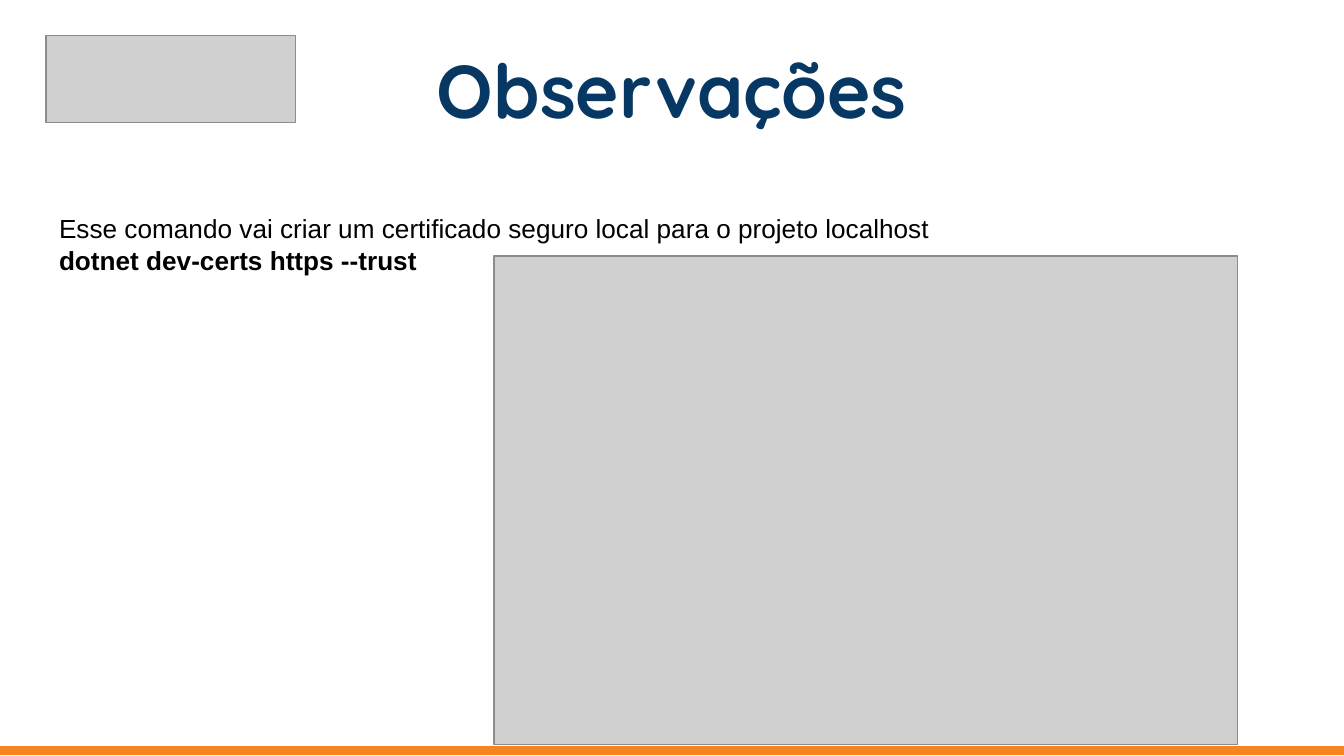
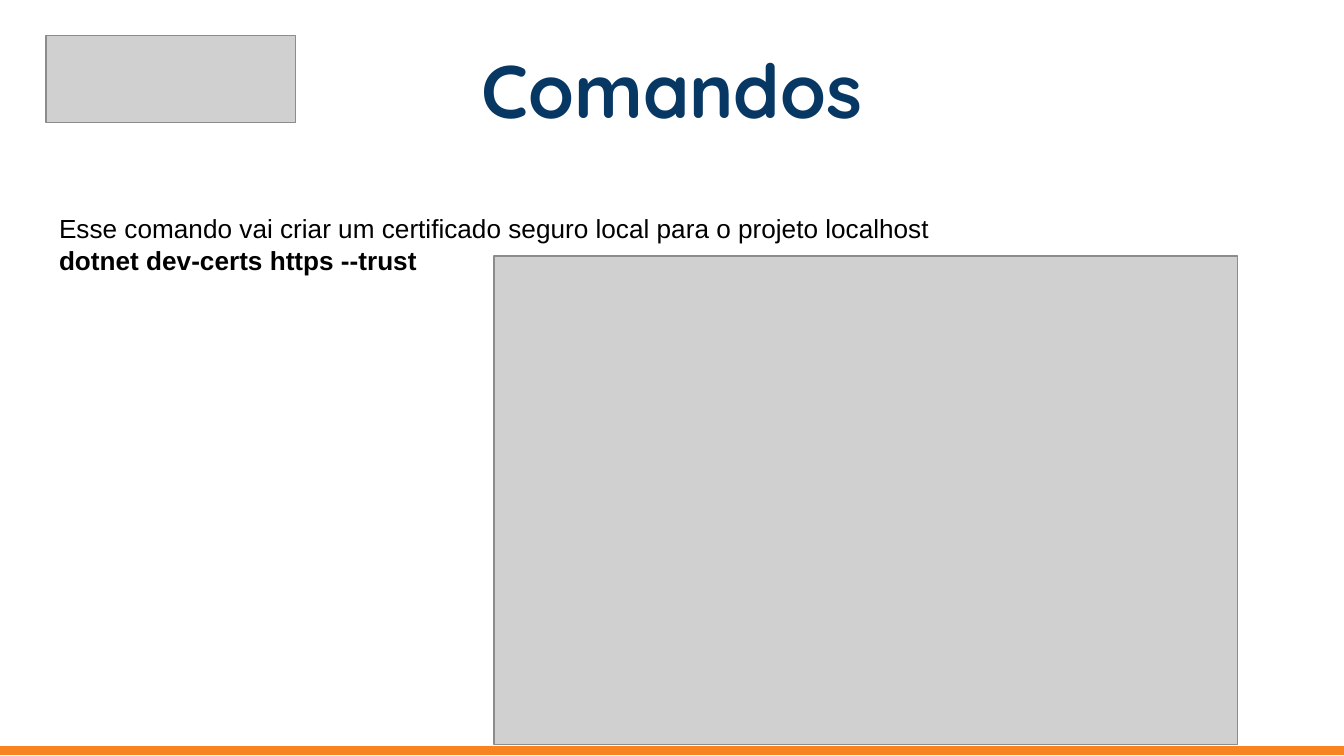
Before and after one commit to everis-New-Talents-NET/EverisStore, a slide deck: slide 12 of slide/Projeto everis - API REST .Net Core com JWT.pptx (slide 18 before the commit). Drawn at 1344x756 pixels with LibreOffice and Linux fonts; fonts in the diff are those of the drawing; grey boxes stand for pictures. Boxes give left, top, right and bottom in pixels: in the first picture for what was removed or moved away, otherwise in the second. Text is boxed around its words. In the diff, an @@ line names an element or a change of style, - is before the commit and + after.

```diff
--- a/slide/Projeto everis - API REST .Net Core com JWT.pptx
+++ b/slide/Projeto everis - API REST .Net Core com JWT.pptx
@@ subtitle at (482, 62, 862, 119): text changed @@
-Observações
+Comandos
```
Also in this commit, not shown: 8 other slides changed, 5 slides added, 7 slides removed, 14 other files.
